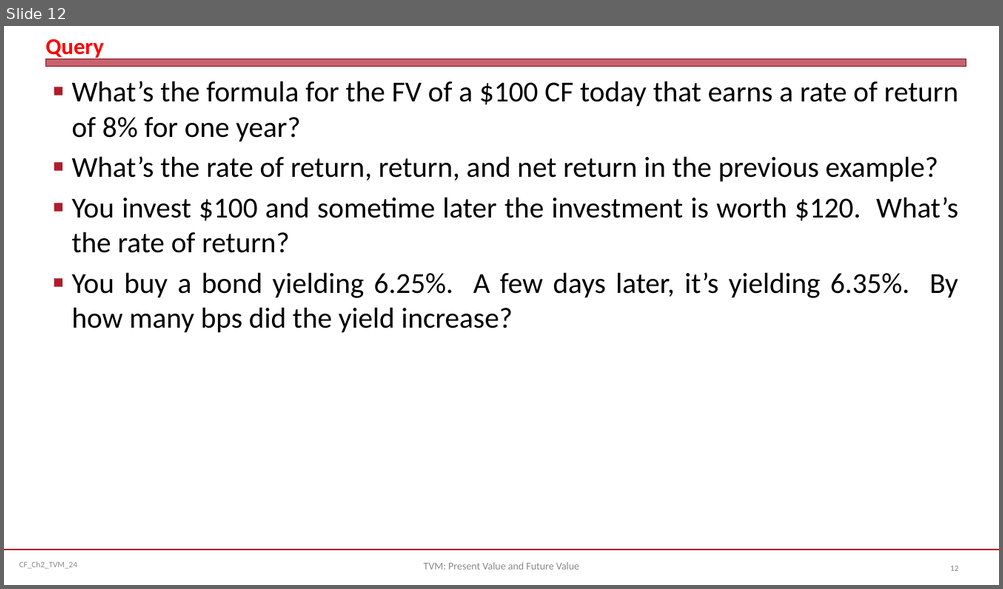
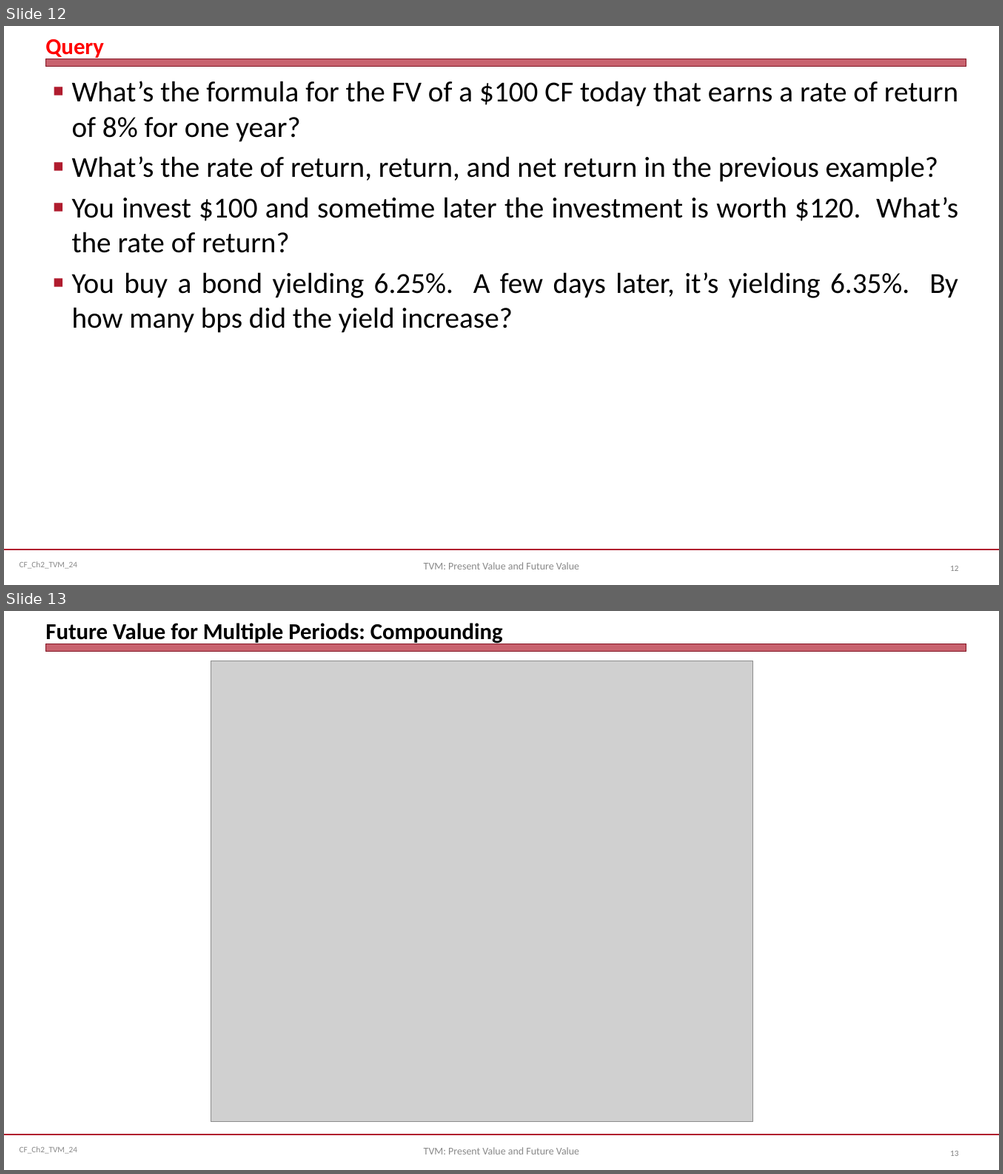
Before and after one commit to jmc877/Corporate-Finance, a slide deck: slides/CF_Ch2_TVM_24.pptx. Shown one above the other, each under a label of ours: slide 12 before the commit, slides 12 and 13 after it. The pictures are 1003x589 and 1003x1174 pixels, drawn with LibreOffice and Linux fonts; fonts in the diff are those of the drawing; grey boxes stand for pictures. Boxes give left, top, right and bottom in pixels: in the first picture for what was removed or moved away, otherwise in the second. Text is boxed around its words. In the diff, an @@ line names an element or a change of style, - is before the commit and + after.

```diff
--- a/slides/CF_Ch2_TVM_24.pptx
+++ b/slides/CF_Ch2_TVM_24.pptx
@@ slide 13 added at [4, 611, 999, 1170], background #FFFFFF; not listed: 3 template elements that a slide beside it also shows @@
@@ title added at [45, 623, 503, 645], 22 pt, text #000000, bold @@
+Future Value for Multiple Periods: Compounding
@@ picture added at [210, 661, 753, 1123] @@
@@ text added at [424, 1147, 579, 1155], 10 pt, text #898989 @@
+TVM: Present Value and Future Value
@@ page number added at [950, 1151, 958, 1156], 8 pt, text #808080 @@
+13
```
Also in this commit, not shown: 3 slides changed, 1 other file.
